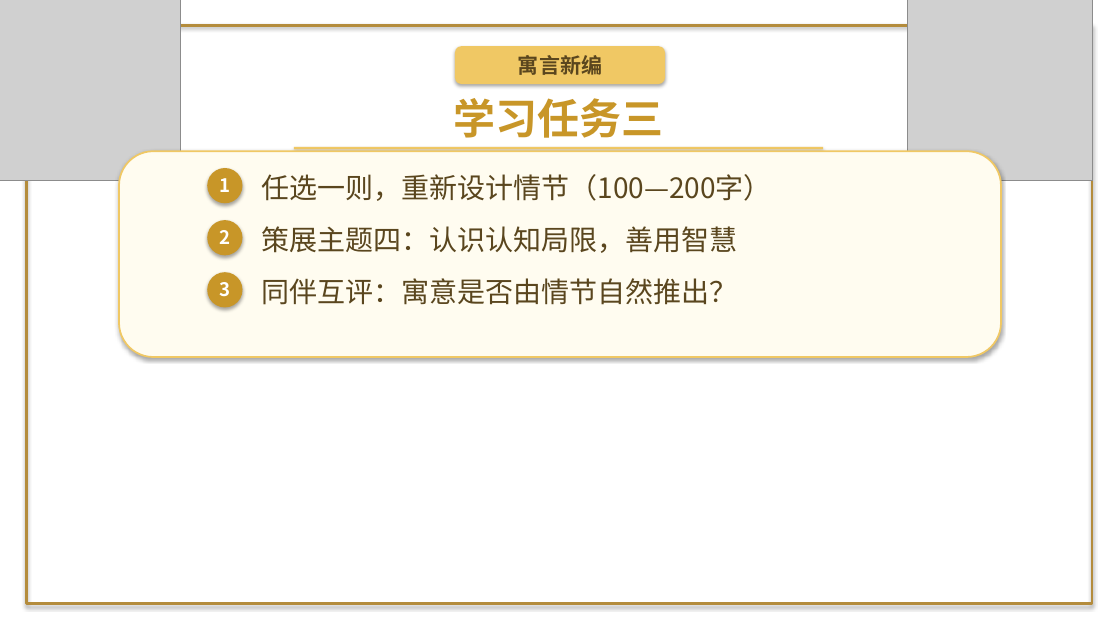
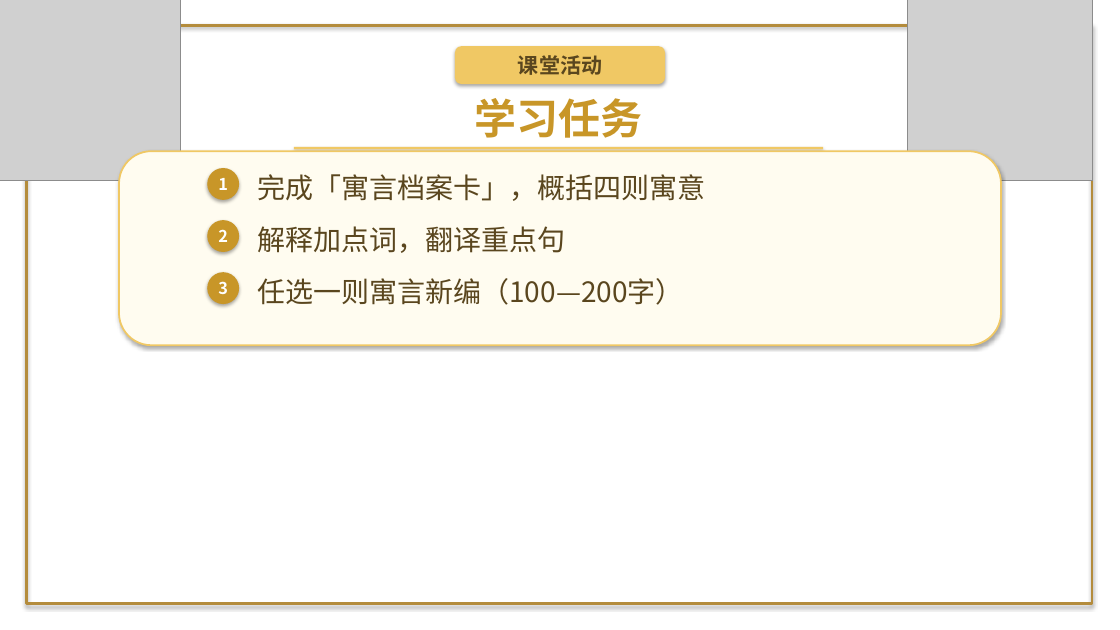
Before and after one commit to decemberlin54-del/declin, a slide deck: slide 6 of 第六单元PPT/第24课 寓言四则.pptx. Drawn at 1120x630 pixels with LibreOffice and Linux fonts; fonts in the diff are those of the drawing; grey boxes stand for pictures; background and template pictures are left out. Boxes give left, top, right and bottom in pixels: in the first picture for what was removed or moved away, otherwise in the second. Text is boxed around its words. In the diff, an @@ line names an element or a change of style, - is before the commit and + after.

```diff
--- a/第六单元PPT/第24课 寓言四则.pptx
+++ b/第六单元PPT/第24课 寓言四则.pptx
@@ text at (x1=518, y1=55, x2=602, y2=75): text changed @@
-寓言新编
+课堂活动
@@ text at (x1=475, y1=98, x2=643, y2=138): text changed @@
-学习任务三
+学习任务
@@ rounded rectangle resized from (x1=119, y1=151, x2=1002, y2=357) to (x1=119, y1=151, x2=1002, y2=345) @@
@@ ellipse resized from (x1=208, y1=168, x2=243, y2=203) to (x1=208, y1=168, x2=239, y2=200) @@
@@ text at (x1=257, y1=174, x2=705, y2=201): text changed @@
-任选一则，重新设计情节（100—200字）
+完成「寓言档案卡」，概括四则寓意
@@ ellipse resized from (x1=208, y1=220, x2=243, y2=255) to (x1=208, y1=220, x2=239, y2=252) @@
@@ text at (x1=257, y1=226, x2=565, y2=253): text changed @@
-策展主题四：认识认知局限，善用智慧
+解释加点词，翻译重点句
@@ size 16 to 14 pt in 3 elements at (x1=218, y1=178, x2=228, y2=190), (x1=218, y1=229, x2=228, y2=242), (x1=218, y1=281, x2=228, y2=294) @@
@@ ellipse resized from (x1=208, y1=272, x2=243, y2=308) to (x1=208, y1=272, x2=239, y2=304) @@
@@ text at (x1=257, y1=278, x2=683, y2=305): text changed @@
-同伴互评：寓意是否由情节自然推出？
+任选一则寓言新编（100—200字）
```
Also in this commit, not shown: 2 other slides changed, 4 slides added, 4 slides removed, 6 other files.
